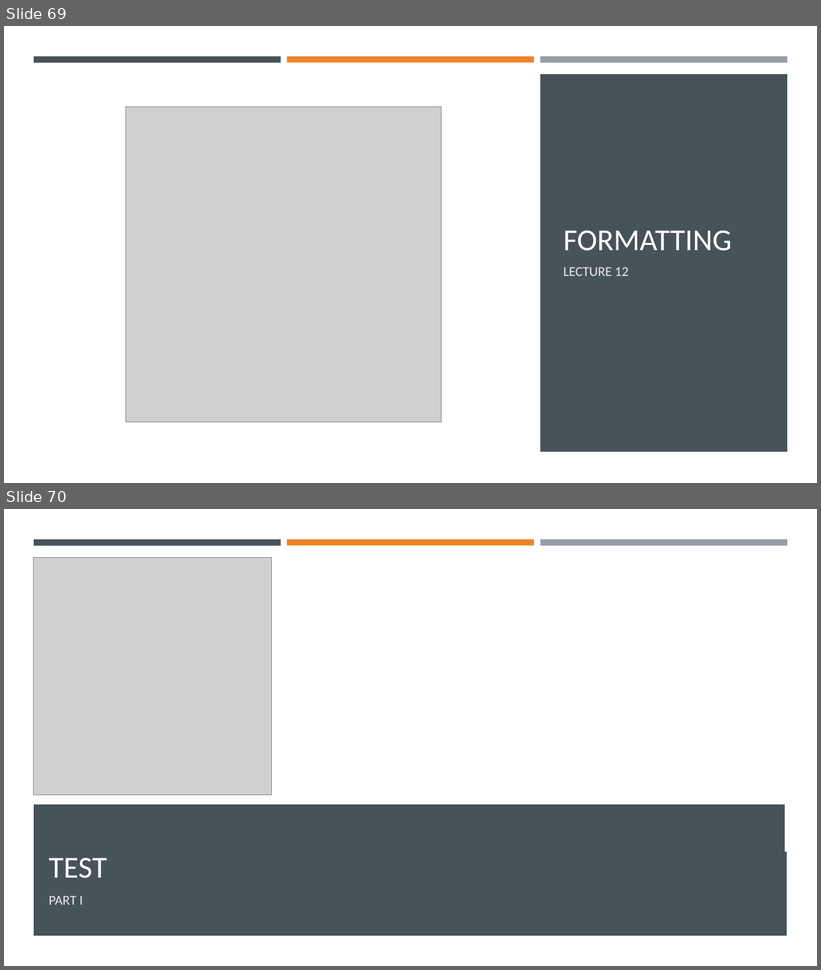
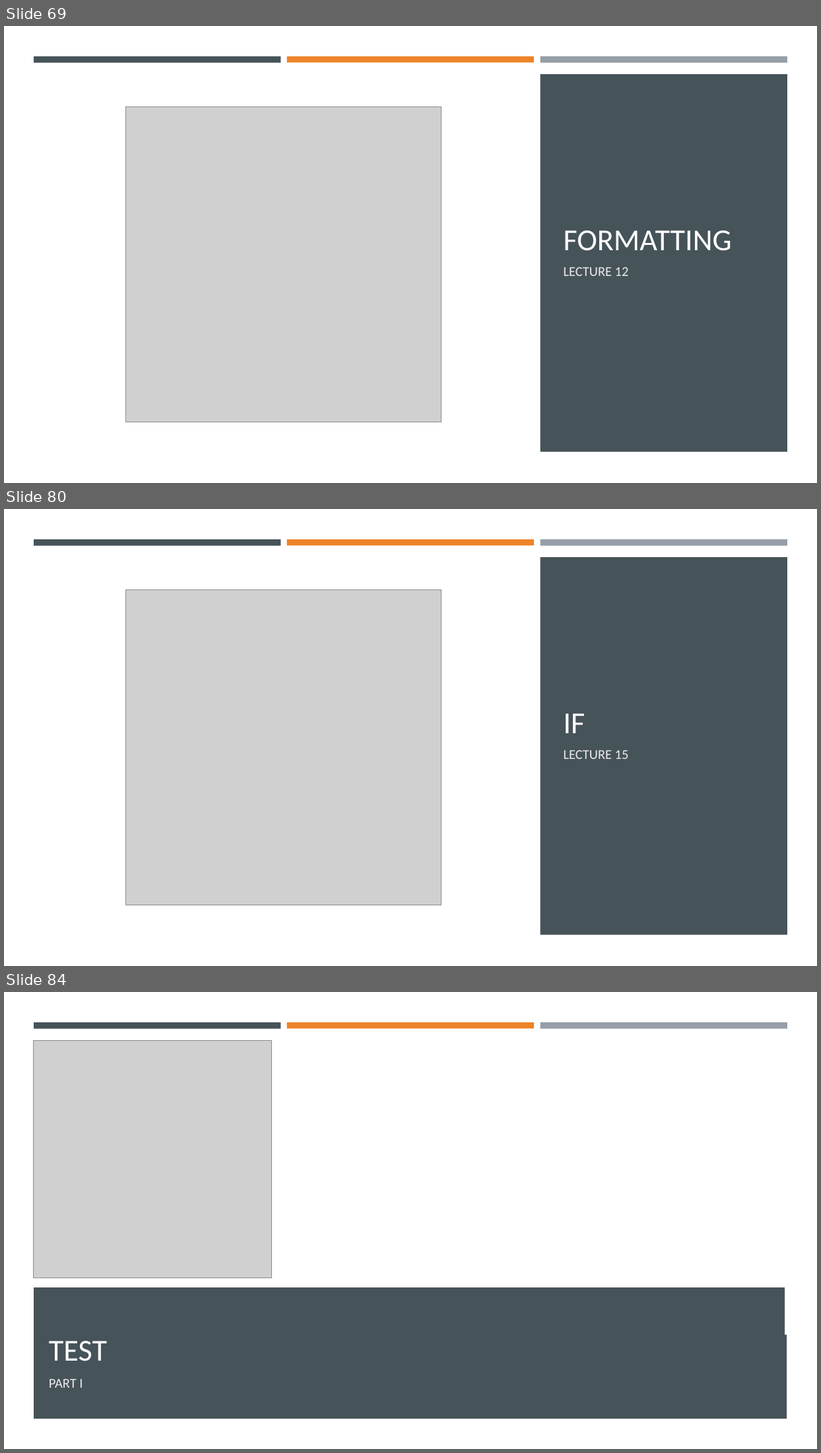
Before and after one commit to Ghost0396/iot, a slide deck: python/Python 3.pptx. Shown one above the other, each under a label of ours: slides 69 and 70 before the commit, slides 69, 80 and 84 after it; the slides between them are not shown. The pictures are 821x970 and 821x1453 pixels, drawn with LibreOffice and Linux fonts; fonts in the diff are those of the drawing; grey boxes stand for pictures. Boxes give left, top, right and bottom in pixels: in the first picture for what was removed or moved away, otherwise in the second. Text is boxed around its words. In the diff, an @@ line names an element or a change of style, - is before the commit and + after.

```diff
--- a/python/Python 3.pptx
+++ b/python/Python 3.pptx
@@ slide 80 added at (4,509,817,966), background #FFFFFF @@
@@ rectangle added at (34,539,281,545), fill #465359 @@
@@ rectangle added at (287,539,534,545), fill #ED8428 @@
@@ rectangle added at (540,539,787,546), fill #969FA7 @@
@@ rectangle added at (4,552,817,966), fill #FFFFFF @@
@@ rectangle added at (540,557,787,935), fill #465359 @@
@@ picture added at (125,590,442,906) @@
@@ title added at (564,714,585,733), 36 pt, text #FFFFFF @@
+IF
@@ text added at (564,750,629,759), 16 pt, text #EBEBEB @@
+LECTURE 15
@@ what was slide 70 is now slide 84 @@
```
Also in this commit, not shown: 13 other slides added.
